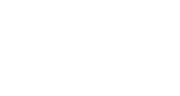
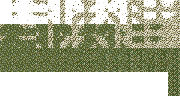
Layer changes from the first 180px x 96px image to the second:
showed group "03" (3 layers) over (0, 0, 180, 96)
added layer "Layer 202" in group "03" over (12, 48, 180, 96)
added layer "Layer 172" in group "03" over (0, 0, 180, 48)
added layer "Layer 187" in group "03" over (0, 24, 180, 72)
